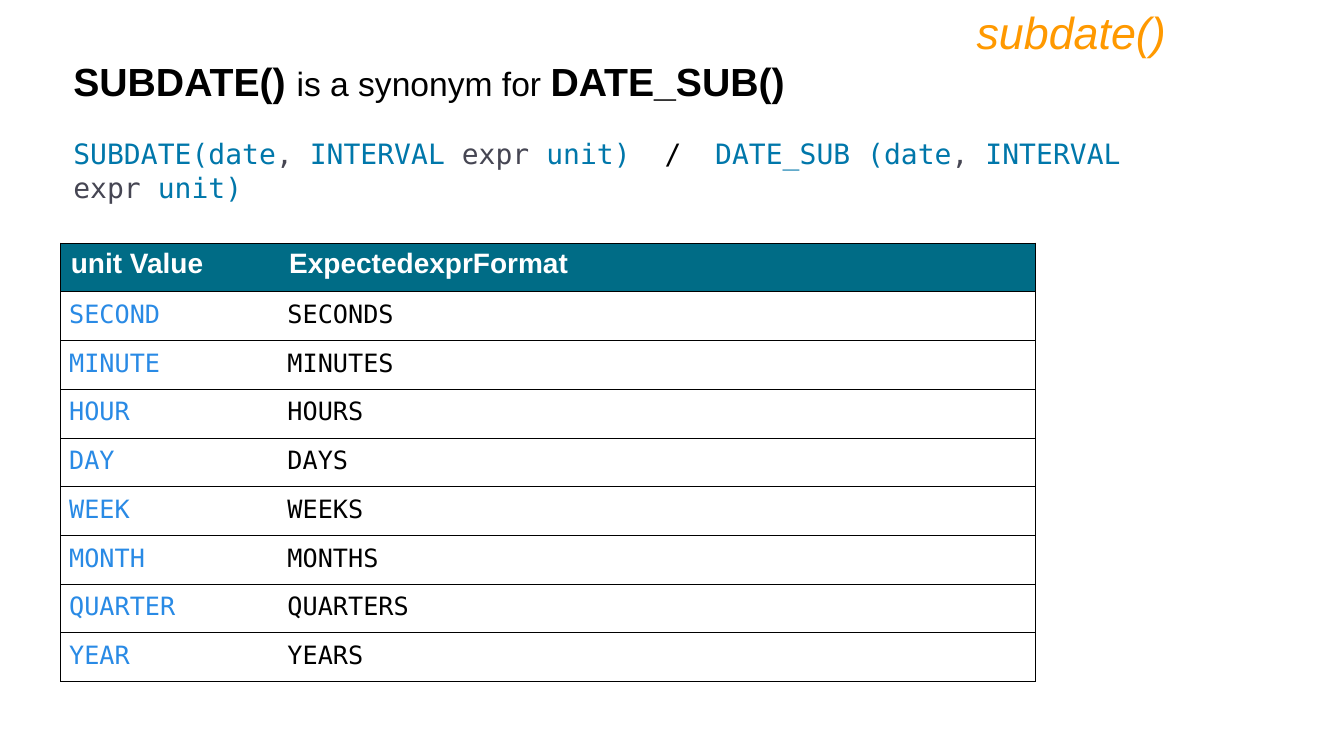
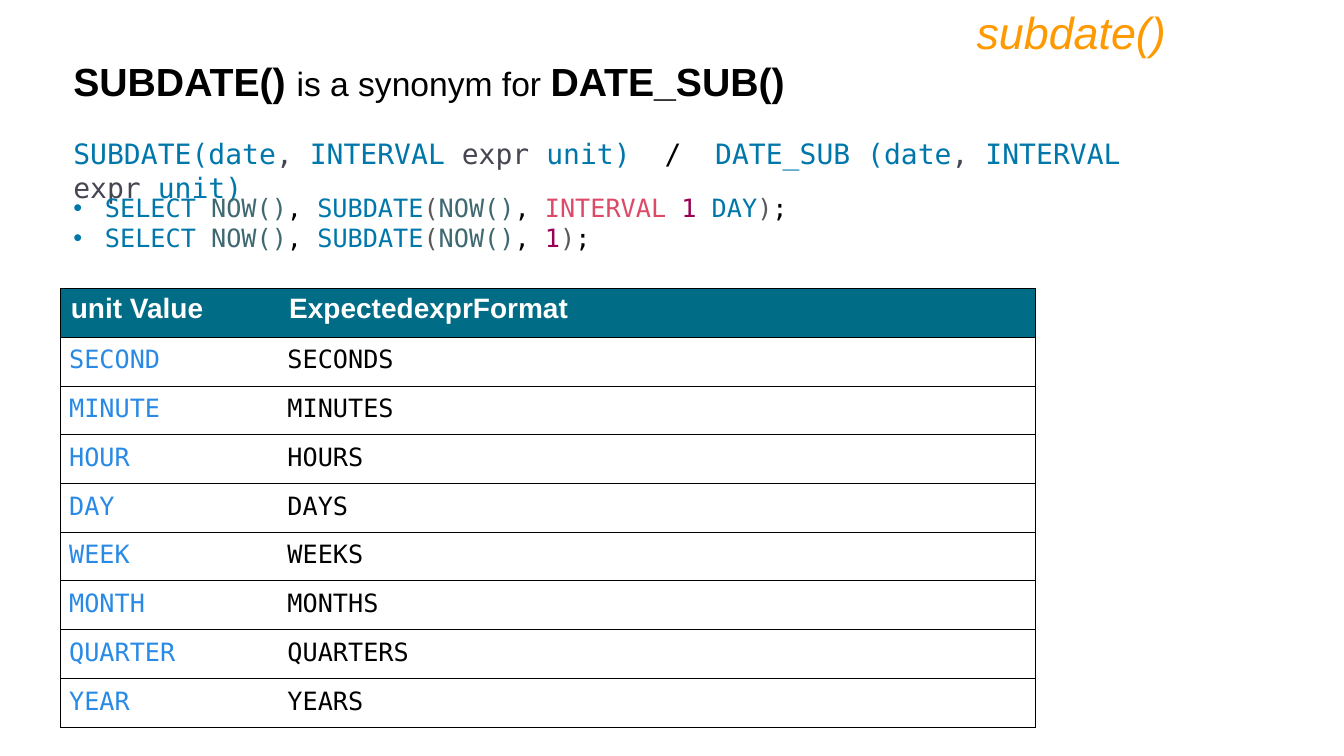
Before and after one commit to sonalikhedkar/Cdac_study, a slide deck: slide 110 of database/IET MySQL PPT Ver9.pptx. Drawn at 1344x756 pixels with LibreOffice and Linux fonts; fonts in the diff are those of the drawing. Boxes give left, top, right and bottom in pixels: in the first picture for what was removed or moved away, otherwise in the second. Text is boxed around its words. In the diff, an @@ line names an element or a change of style, - is before the commit and + after.

```diff
--- a/database/IET MySQL PPT Ver9.pptx
+++ b/database/IET MySQL PPT Ver9.pptx
@@ text "SUBDATE(date, INTERVAL expr unit) / ..." rewrapped from (73,142,1120,171) to (71,142,1120,319) @@
@@ text added at (105,196,788,251), 18 pt, text #0077AA @@
+• SELECT NOW(), SUBDATE(NOW(), INTERVAL 1 DAY);
+• SELECT NOW(), SUBDATE(NOW(), 1);
@@ table: place and size @@
-table at (60,243,1035,682)
+table at (60,288,1035,727)
```
Also in this commit, not shown: 8 other slides changed, 56 slides added, 2 other files.
